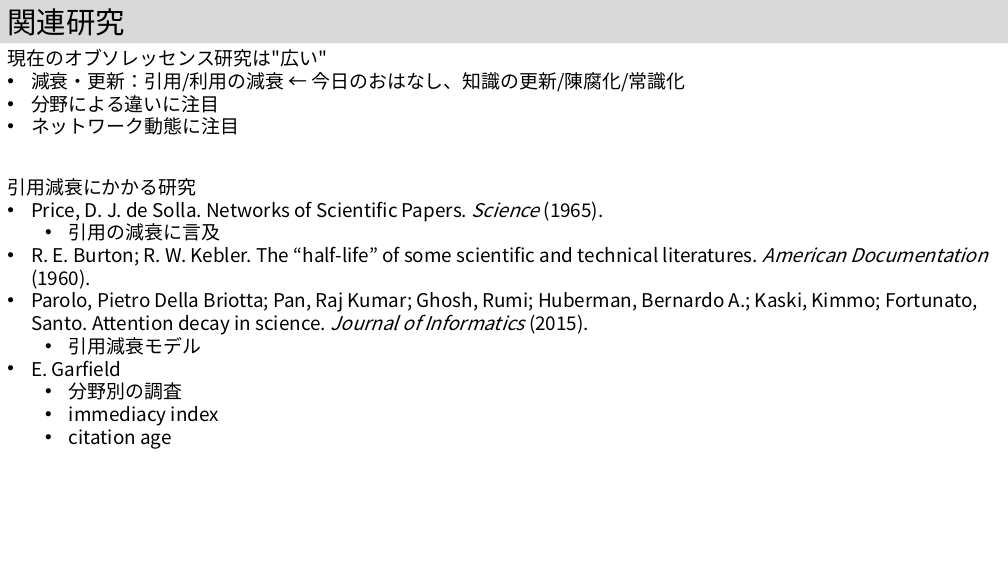
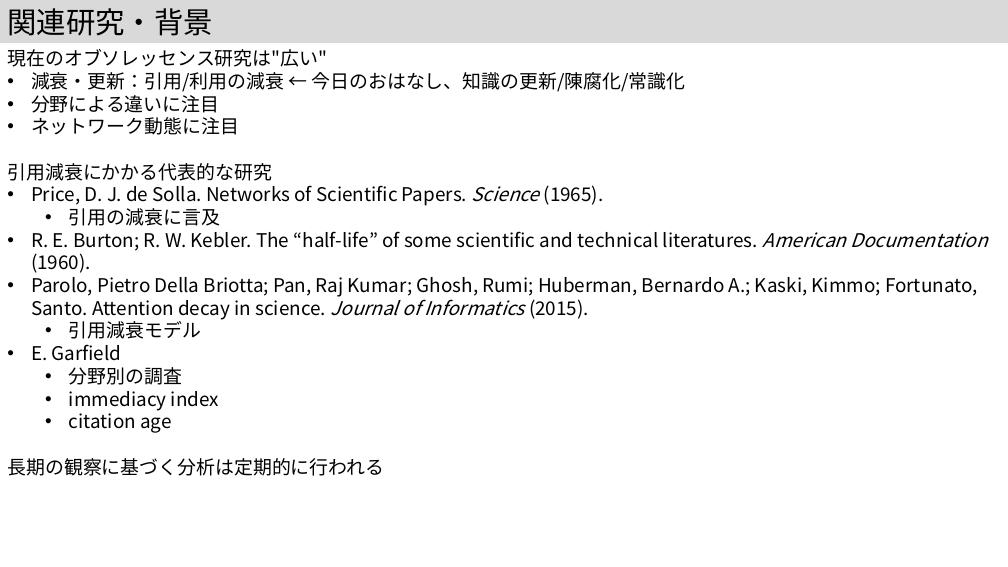
Before and after one commit to kouamano/pubmed-analysis, a slide deck: slide 2 of 202312/MIS41.pptx. Drawn at 1008x567 pixels with LibreOffice and Linux fonts; fonts in the diff are those of the drawing. Boxes give left, top, right and bottom in pixels: in the first picture for what was removed or moved away, otherwise in the second. Text is boxed around its words. In the diff, an @@ line names an element or a change of style, - is before the commit and + after.

Commit message:
rev

```diff
--- a/202312/MIS41.pptx
+++ b/202312/MIS41.pptx
@@ text in rectangle at (x1=7, y1=8, x2=213, y2=36): text changed @@
-関連研究
+関連研究・背景
@@ text at (x1=7, y1=163, x2=987, y2=476): paragraphs added @@
+引用減衰にかかる代表的な研究
+• Price, D. J. de Solla. Networks of Scientific Papers. Science (1965).
+  • 引用の減衰に言及
+• R. E. Burton; R. W. Kebler. The “half-life” of some scientific and technical literatures. American Documentation (1960).
+• Parolo, Pietro Della Briotta; Pan, Raj Kumar; Ghosh, Rumi; Huberman, Bernardo A.; Kaski, Kimmo; Fortunato, Santo. Attention decay in science. Journal of Informatics (2015).
+  • 引用減衰モデル
+• E. Garfield
+  • 分野別の調査
+  • immediacy index
+  • citation age
+長期の観察に基づく分析は定期的に行われる
@@ text removed at (x1=7, y1=178, x2=987, y2=449) @@
-引用減衰にかかる研究
-• Price, D. J. de Solla. Networks of Scientific Papers. Science (1965).
-  • 引用の減衰に言及
-• R. E. Burton; R. W. Kebler. The “half-life” of some scientific and technical literatures. American Documentation (1960).
-• Parolo, Pietro Della Briotta; Pan, Raj Kumar; Ghosh, Rumi; Huberman, Bernardo A.; Kaski, Kimmo; Fortunato, Santo. Attention decay in science. Journal of Informatics (2015).
-  • 引用減衰モデル
-• E. Garfield
-  • 分野別の調査
-  • immediacy index
-  • citation age
```
Also in this commit, not shown: 3 other slides changed.
